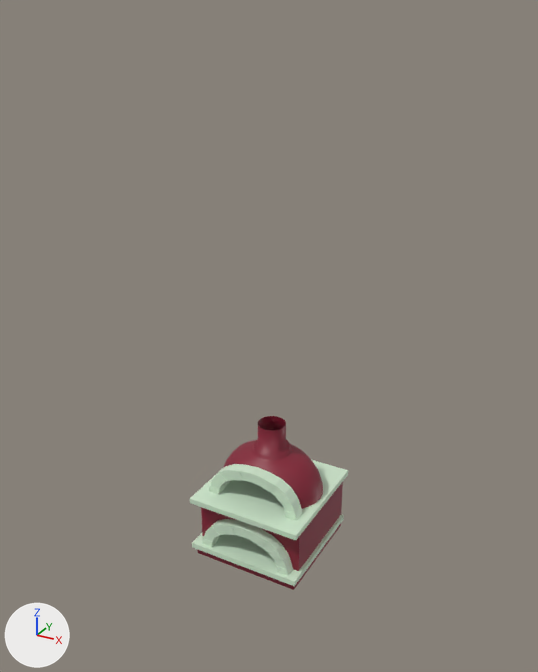
An edit to the FBX model Normal Pizza for Normal People/Assets/Models/Oven.fbx, drawn before and after from the same camera.
Rendered twice from a camera (50 mm lens) standing at (4.57, -7.48, 7.69) and looking at (-0.08, 0.98, 3.46). Every picture has the same lights, and +X, +Y and +Z are marked at lower left.

Names of what the first picture shows: 'BottomOven', 'TopOven'.
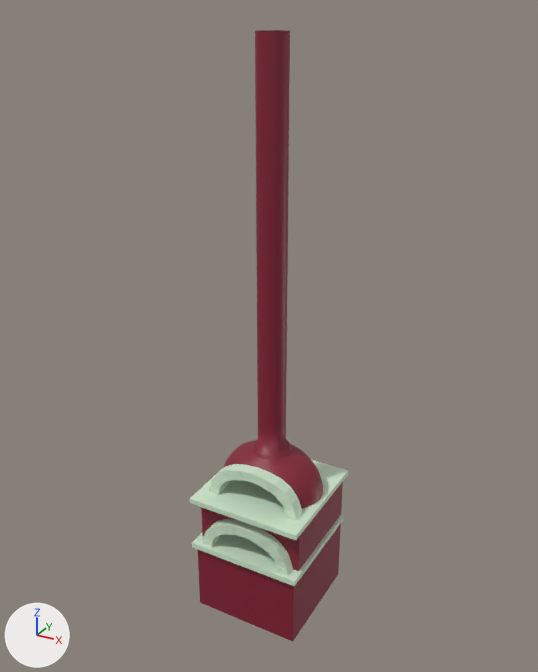
Commit message: new oven

Changed parts and their boxes (x1, y1, x2, y2) in the pictures (538 x 672 px; the box of a moved part takes in the faces that stretch with it):
'BottomOven', reshaped (39% taller): before (190, 460, 348, 590); after (190, 460, 348, 641)
'TopOven', reshaped (364% taller): before (209, 416, 323, 521); after (209, 30, 323, 521)
part 1 of me_cube_003, added (red): after (255, 30, 290, 430)
part 2 of me_cube_002, moved or reshaped: before (198, 524, 341, 590); after (198, 524, 341, 641)

Patch to the scene script:
```diff
--- a/Normal Pizza for Normal People/Assets/Models/Oven.fbx.py
+++ b/Normal Pizza for Normal People/Assets/Models/Oven.fbx.py
@@ me_cube_003 @@
 # used by ob_topoven; location = (0.0, 0.0, 1.0)
-me_cube_003.from_pydata(...)  # 426 vertices, 386 faces; spans x -0.82..0.82, y 0.3..1.55, z 0.02..1.1
+me_cube_003.from_pydata(...)  # 458 vertices, 418 faces; spans x -0.82..0.82, y 0.3..1.55, z 0.02..6.45
+# me_cube_003 part 1
+# 32 new vertices lie (0.0, 0.0, 5.35) away from vertices in x -0.21..0.21, y 0.71..1.13, z 1.1
+# 32 new faces join them
 me_cube_003.materials.append(mat_material)
@@ me_cube_002 @@
 me_cube_002.from_pydata(...)  # 176 vertices, 170 faces; spans x -0.88..0.88, y -0.01..1.82, z -1.0..0.03
 # used by ob_bottomoven; location = (0.0, 0.0, 1.0)
+# me_cube_002 part 2: all 10 vertices in x -0.83..0.83, y 0.07..1.74, z -1.0 are moved by (0.0, 0.0, -0.99)
 me_cube_002.materials.append(mat_material)
```
